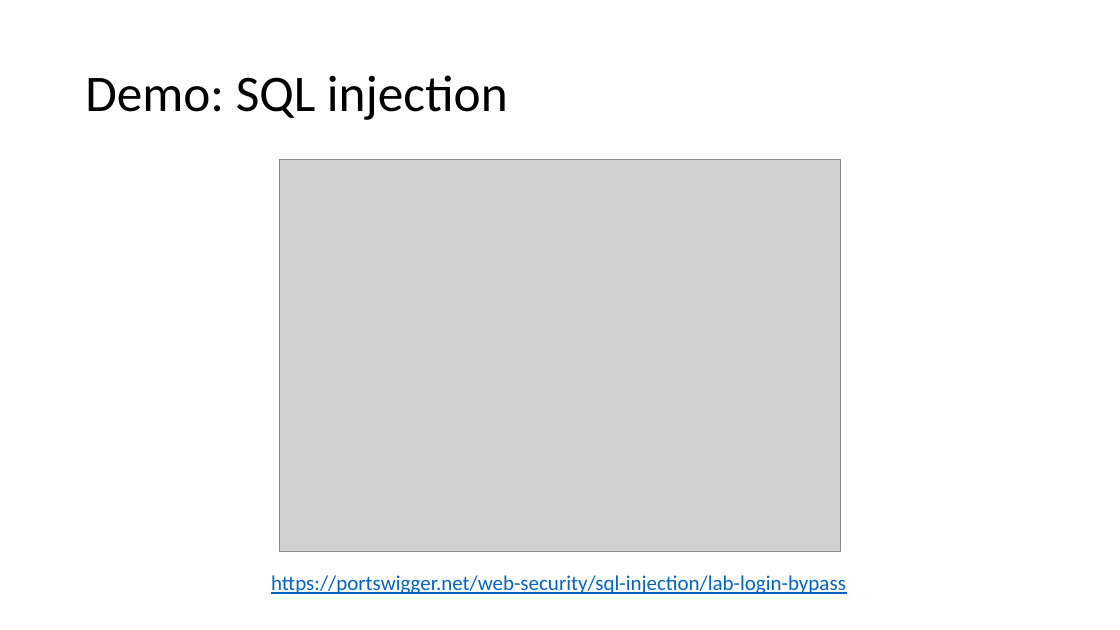
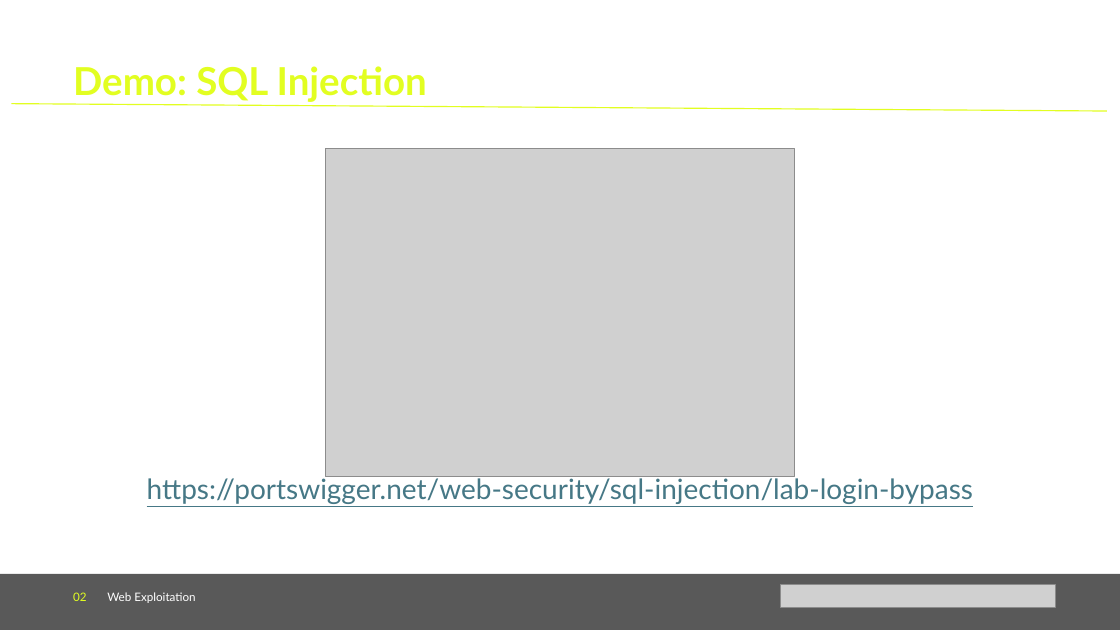
Before and after one commit to Cyanivde/technion-ctf, a slide deck: slide 12 of files/web-exploitation.pptx (slide 11 before the commit). Drawn at 1120x630 pixels with LibreOffice and Linux fonts; fonts in the diff are those of the drawing; grey boxes stand for pictures; background and template pictures are left out. Boxes give left, top, right and bottom in pixels: in the first picture for what was removed or moved away, otherwise in the second. Text is boxed around its words. In the diff, an @@ line names an element or a change of style, - is before the commit and + after.

```diff
--- a/files/web-exploitation.pptx
+++ b/files/web-exploitation.pptx
@@ text "Demo: SQL Injection" at <box>73,66,427,102</box>: vertical alignment middle to top @@
@@ text at <box>73,66,427,102</box>: text changed; size 44 to 33 pt; font Calibri to Lato; text colour #000000 to #E2FE21; bold on @@
-Demo: SQL injection
+Demo: SQL Injection
@@ line added from (12, 103) to (1107, 111), #E2FE21 1 pt @@
@@ text "https://portswigger.net/web-security/sql-injection/lab-login ...": place and size @@
-text "https://portswigger.net/web-security/sql-injection/lab-login ..." at <box>271,575,846,594</box>
+text "https://portswigger.net/web-security/sql-injection/lab-login ..." at <box>147,475,973,504</box>
@@ text "https://portswigger.net/web-security/sql-injection/lab-login ..." at <box>147,475,973,504</box>: size 18 to 24 pt, font Calibri to Lato, text colour #0563C1 to #467886; alignment left to centre @@
@@ picture: place and size @@
-picture at <box>280,159,840,551</box>
+picture at <box>326,148,795,476</box>
@@ rectangle added at <box>0,574,1120,630</box>, fill #595959 @@
@@ text added at <box>73,592,195,603</box>, 10 pt, text #FFFFFF @@
+02 Web Exploitation
@@ picture added at <box>781,585,1055,607</box> @@
```
Also in this commit, not shown: 11 other slides changed, 2 slides added, 1 slide removed, 2 other files.
